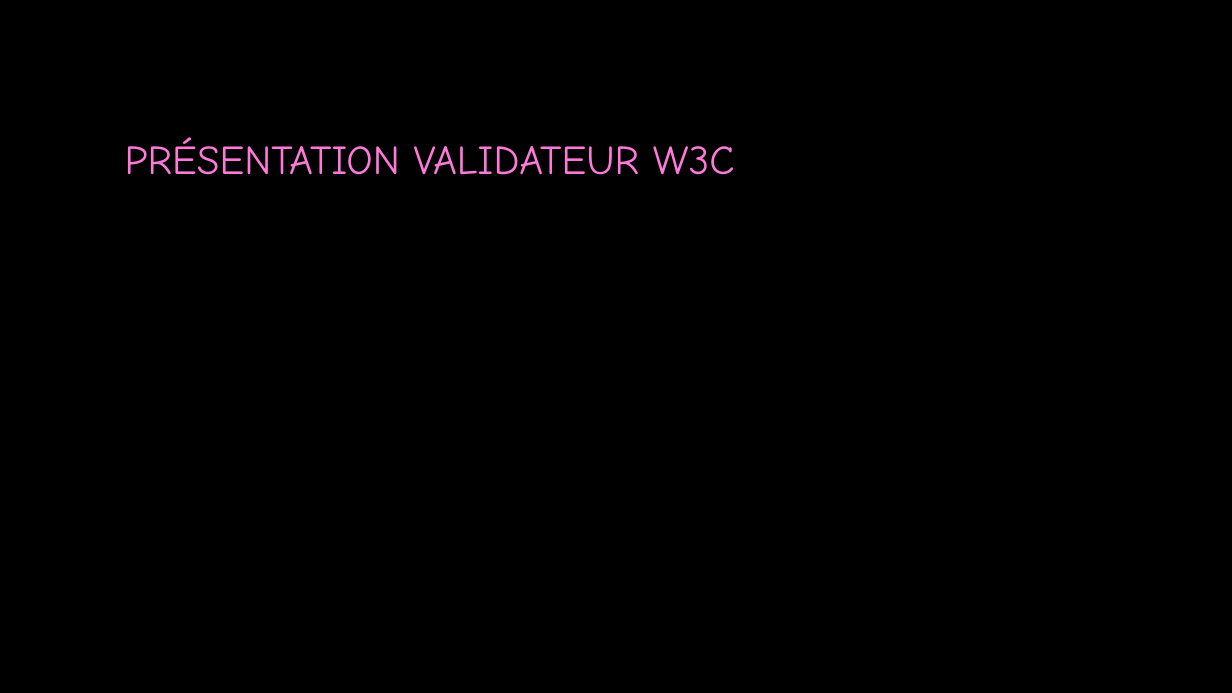
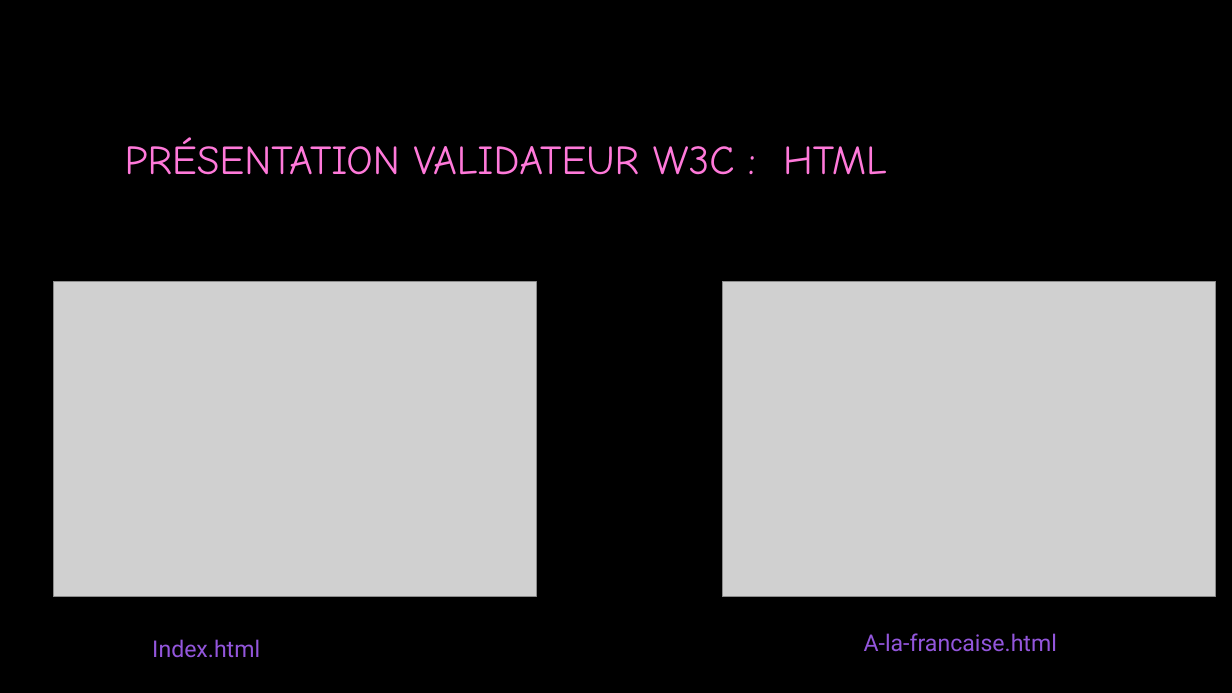
Before and after one commit to julescynamon/CYNAMONJules_3_19102021, a slide deck: slide 5 of PrésentationProjet 3.pptx. Drawn at 1232x693 pixels with LibreOffice and Linux fonts; fonts in the diff are those of the drawing; grey boxes stand for pictures; background and template pictures are left out. Boxes give left, top, right and bottom in pixels: in the first picture for what was removed or moved away, otherwise in the second. Text is boxed around its words. In the diff, an @@ line names an element or a change of style, - is before the commit and + after.

```diff
--- a/PrésentationProjet 3.pptx
+++ b/PrésentationProjet 3.pptx
@@ title at [125,138,887,175]: text changed @@
-PRÉSENTATION VALIDATEUR W3C
+PRÉSENTATION VALIDATEUR W3C : HTML
@@ picture added at [54,281,537,597] @@
@@ picture added at [723,281,1216,597] @@
@@ text added at [152,639,260,657], 18 pt, text #9356DC @@
+Index.html
@@ text added at [864,633,1057,652], 18 pt, text #9356DC @@
+A-la-francaise.html
```
Also in this commit, not shown: 2 other slides changed, 1 slide added, 12 other files.
